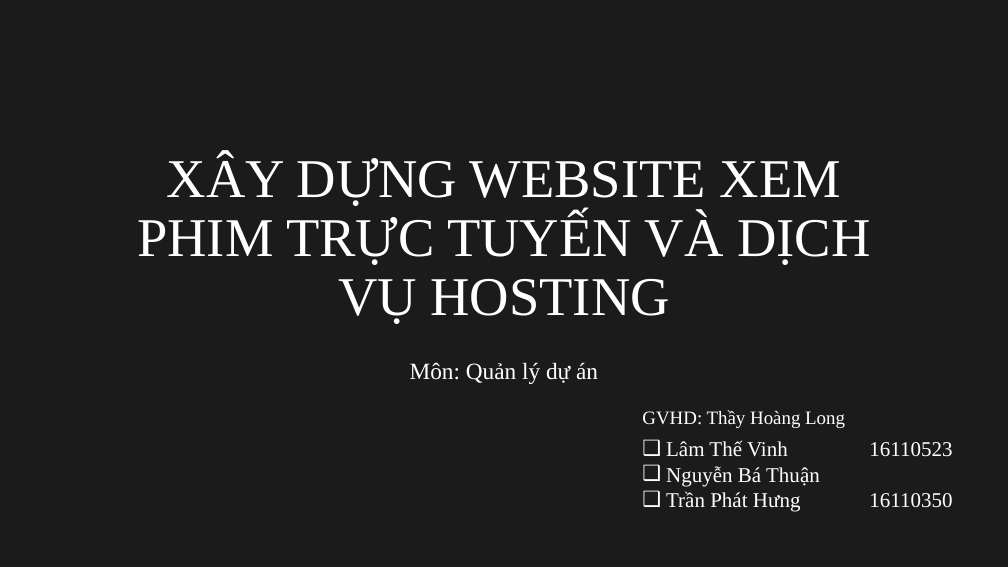
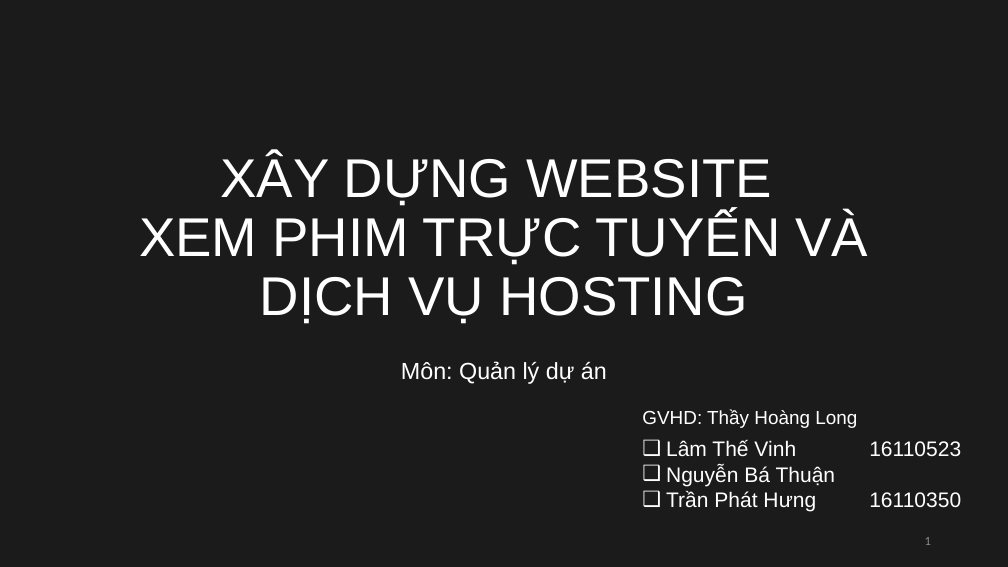
Before and after one commit to CapSuro/ProjectManagement, a slide deck: slide 1 of ProjectManagement.pptx. Drawn at 1008x567 pixels with LibreOffice and Linux fonts; fonts in the diff are those of the drawing. Boxes give left, top, right and bottom in pixels: in the first picture for what was removed or moved away, otherwise in the second. Text is boxed around its words. In the diff, an @@ line names an element or a change of style, - is before the commit and + after.

```diff
--- a/ProjectManagement.pptx
+++ b/ProjectManagement.pptx
@@ font Times New Roman to Arial in 4 elements at [139,154,869,324], [401,361,607,384], [666,440,961,511], [642,409,857,428] @@
@@ page number added at [925,537,931,545], 12 pt, text #8C8C8C @@
+1
```
Also in this commit, not shown: 4 other slides changed, 9 slides added, 1 slide removed, 4 other files.
